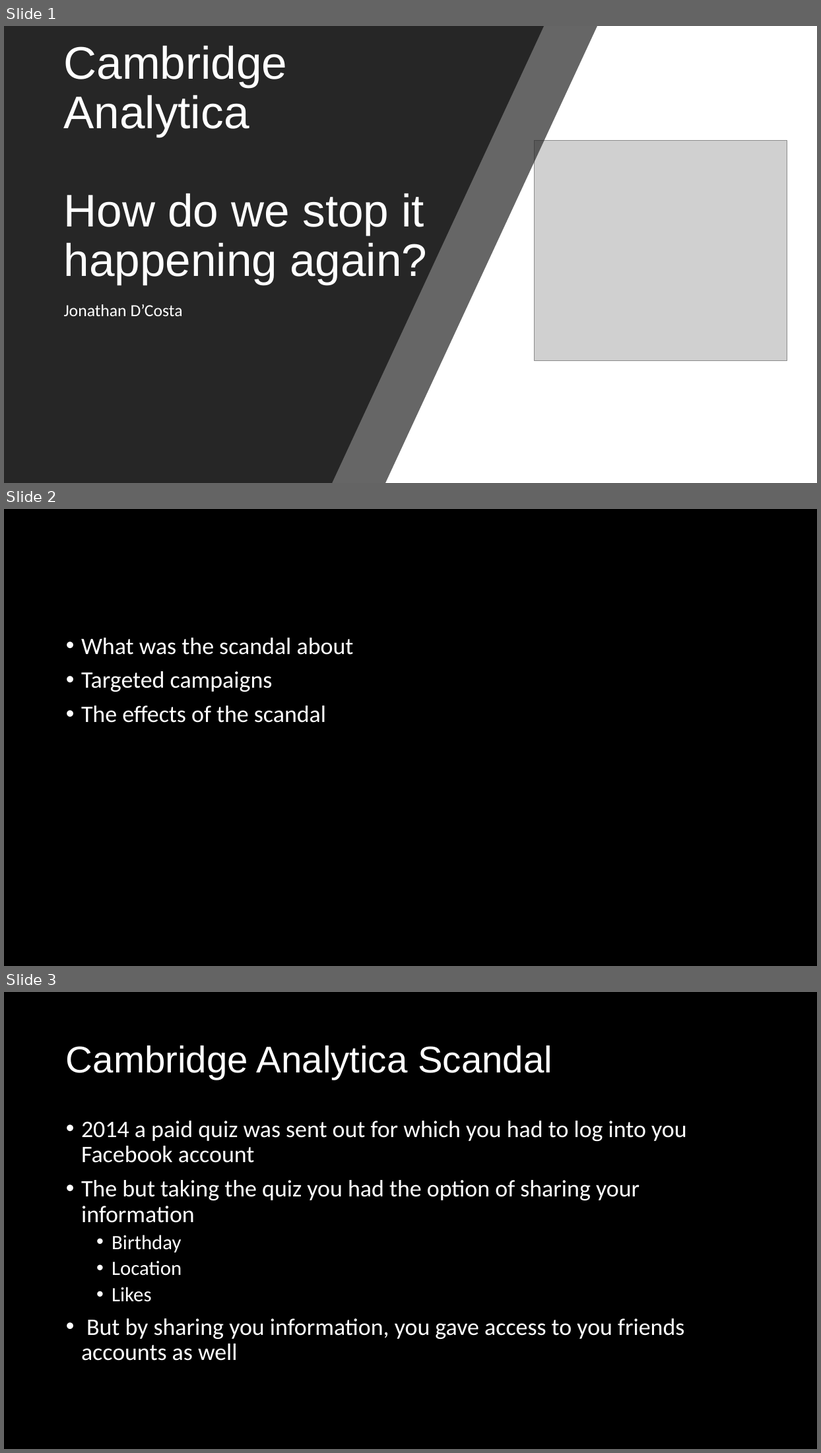
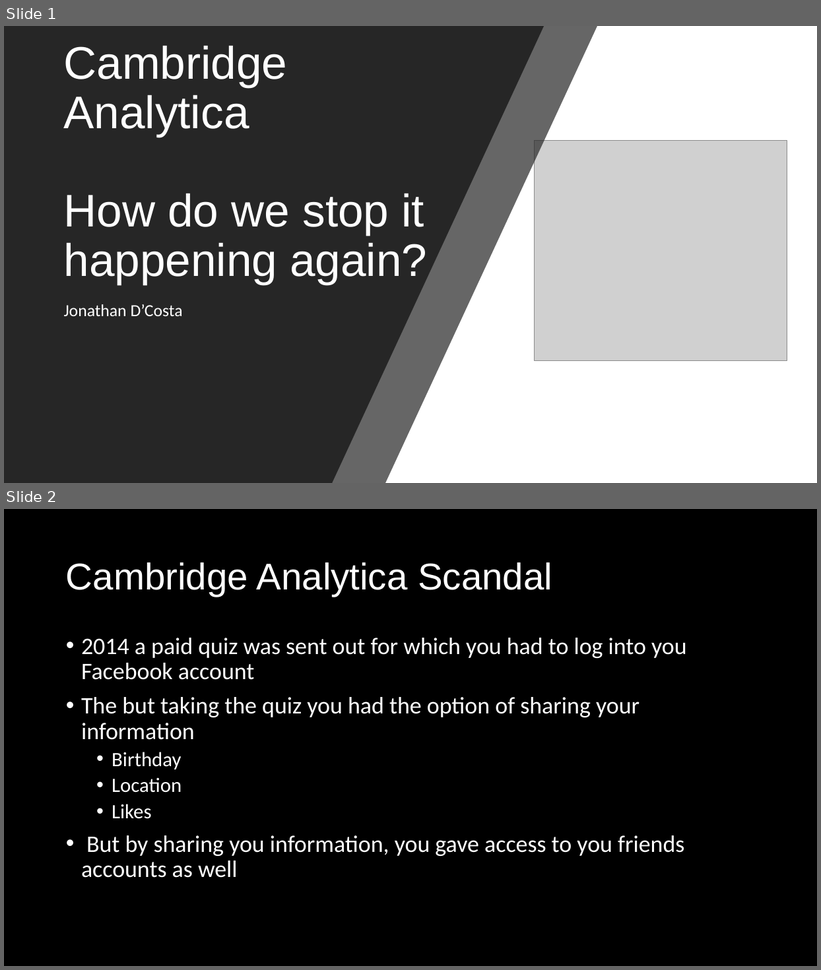
Before and after one commit to jonnyd360/-codeclan_homework_Jonathan, a slide deck: week_03/day_04/Presentation .pptx. Shown one above the other, each under a label of ours: slides 1, 2 and 3 before the commit, slides 1 and 2 after it. The pictures are 821x1453 and 821x970 pixels, drawn with LibreOffice and Linux fonts; fonts in the diff are those of the drawing; grey boxes stand for pictures. Boxes give left, top, right and bottom in pixels: in the first picture for what was removed or moved away, otherwise in the second. Text is boxed around its words. In the diff, an @@ line names an element or a change of style, - is before the commit and + after.

```diff
--- a/week_03/day_04/Presentation .pptx
+++ b/week_03/day_04/Presentation .pptx
@@ slide 2 removed at box(4, 509, 817, 966), background #000000 @@
@@ text removed at box(81, 638, 354, 723) @@
-• What was the scandal about
-• Targeted campaigns
-• The effects of the scandal
@@ what was slide 3 is now slide 2 @@
```
Also in this commit, not shown: 2 slides changed.
